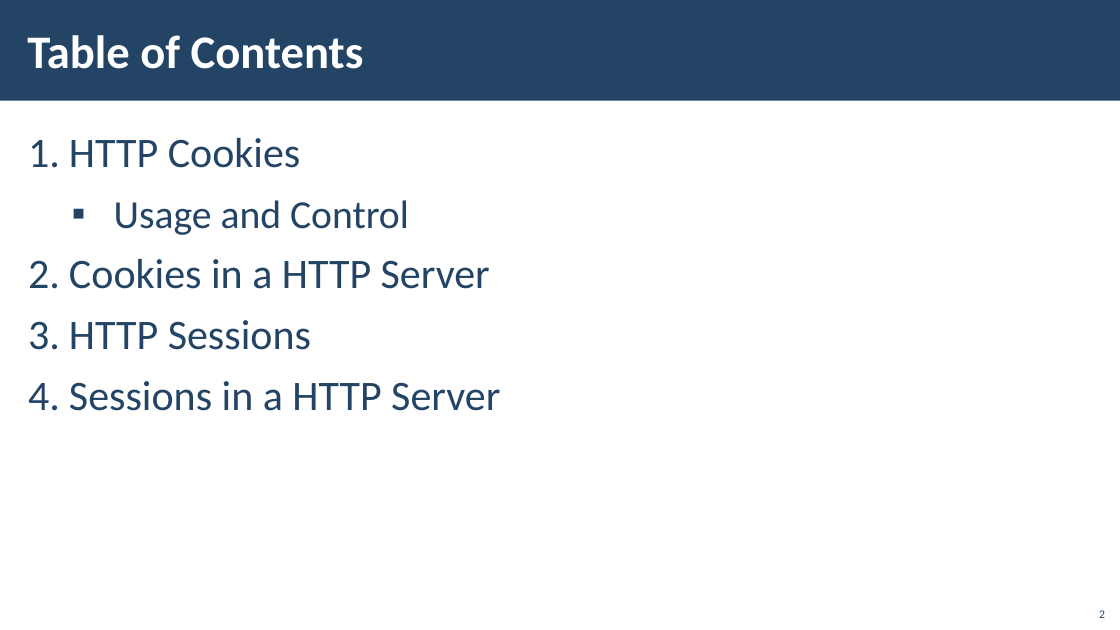
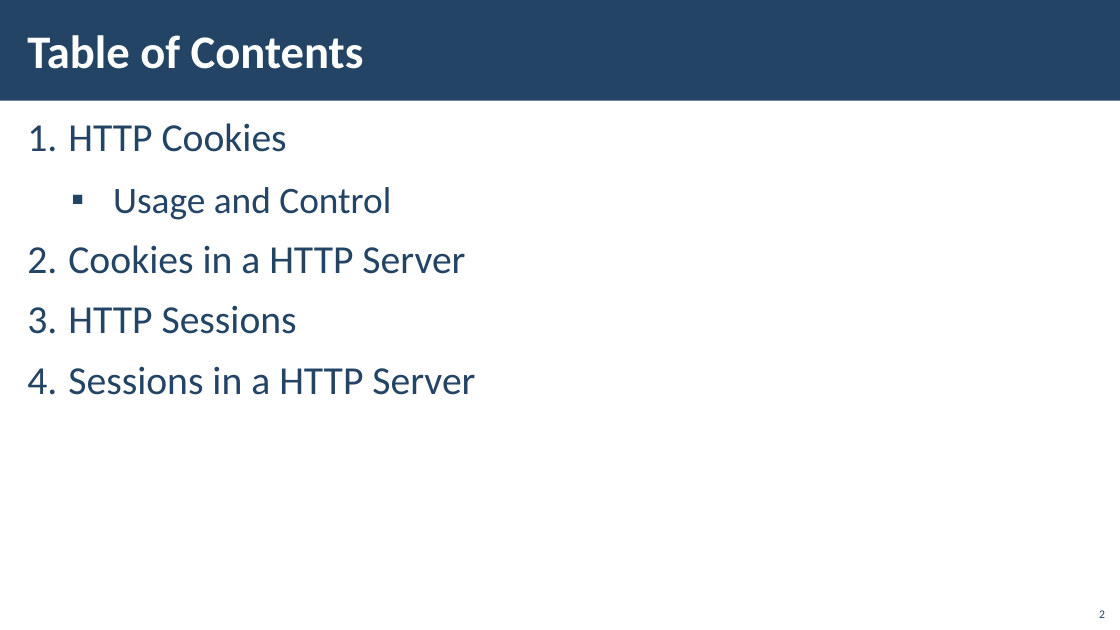
Before and after one commit to PhilShishov/Software-University, a slide deck: slide 2 of C# Web Basics/Presentations/03. CSharp-Web-Basics-Web Server-State-Management.pptx. Drawn at 1120x630 pixels with LibreOffice and Linux fonts; fonts in the diff are those of the drawing; background and template pictures are left out. Boxes give left, top, right and bottom in pixels: in the first picture for what was removed or moved away, otherwise in the second. Text is boxed around its words. In the diff, an @@ line names an element or a change of style, - is before the commit and + after.

```diff
--- a/C# Web Basics/Presentations/03. CSharp-Web-Basics-Web Server-State-Management.pptx
+++ b/C# Web Basics/Presentations/03. CSharp-Web-Basics-Web Server-State-Management.pptx
@@ text "HTTP Cookies" moved from (x1=69, y1=138, x2=500, y2=411) to (x1=68, y1=123, x2=475, y2=395) @@
@@ text "HTTP Cookies" at (x1=68, y1=123, x2=475, y2=395): size 36 to 34 pt in "HTTP Cookies", "Cookies in a HTTP Server", "HTTP Sessions", "Sessions in a HTTP Server"; size 34 to 32 pt in "Usage and Control" @@
```
Also in this commit, not shown: 7 other slides changed, 3 other files.
